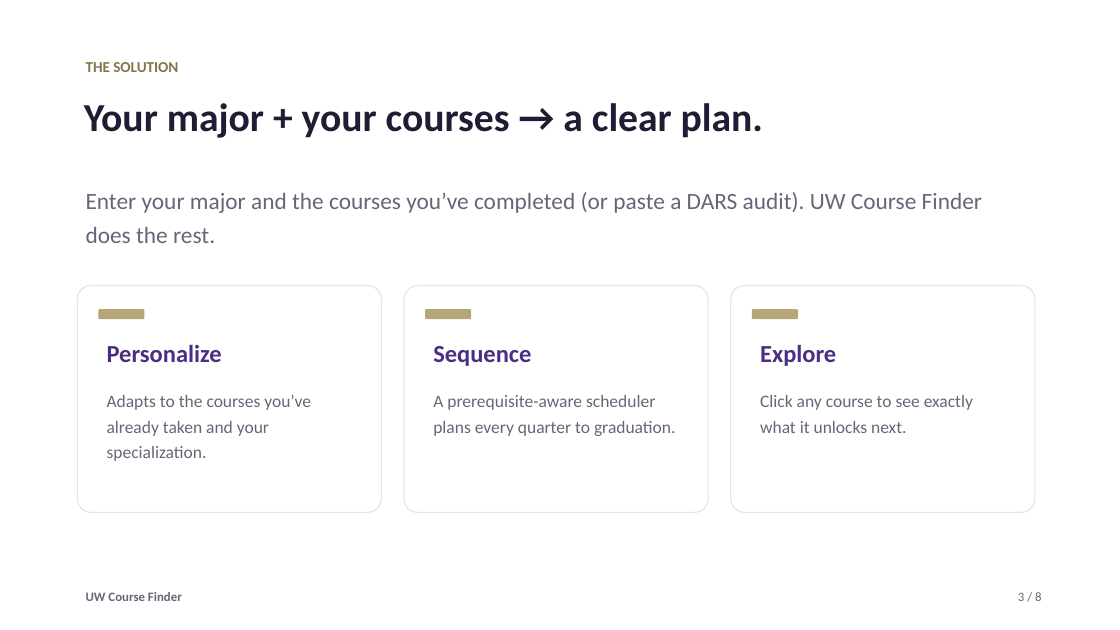
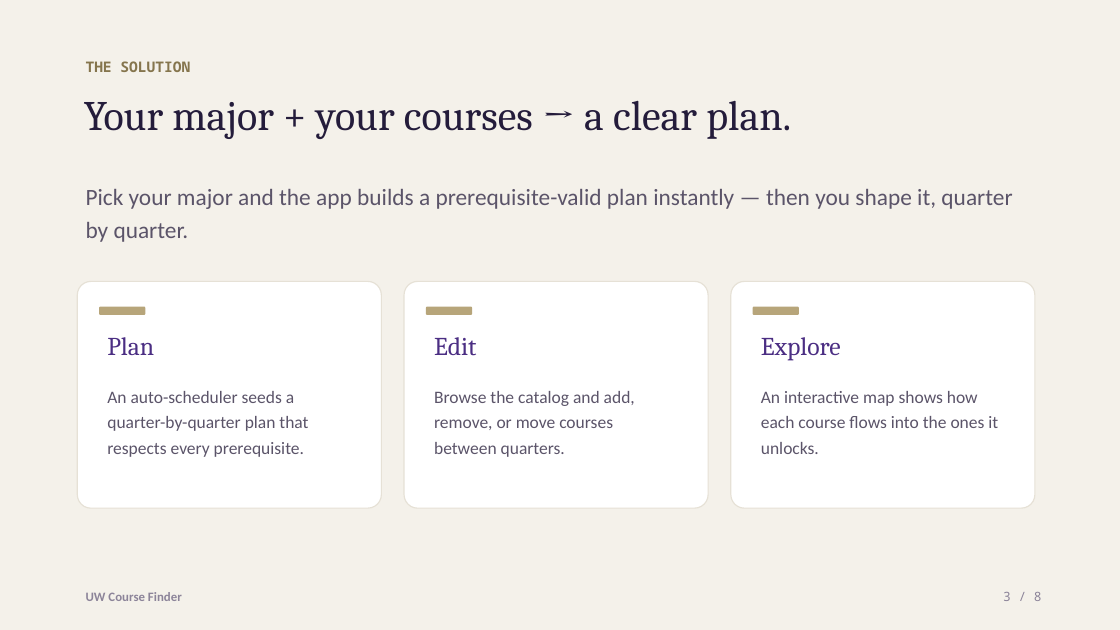
Before and after one commit to SVOG23/UWCourseFinder, a slide deck: slide 3 of slides/UW-Course-Finder.pptx. Drawn at 1120x630 pixels with LibreOffice and Linux fonts; fonts in the diff are those of the drawing. Boxes give left, top, right and bottom in pixels: in the first picture for what was removed or moved away, otherwise in the second. Text is boxed around its words. In the diff, an @@ line names an element or a change of style, - is before the commit and + after.

```diff
--- a/slides/UW-Course-Finder.pptx
+++ b/slides/UW-Course-Finder.pptx
@@ rectangle added at [0,0,1120,630], fill #F4F1EA @@
@@ text "THE SOLUTION" at [86,61,190,72]: size 13 to 12.5 pt, font Calibri to Noto Sans Mono @@
@@ text "Your major + your courses ..." at [84,101,791,139]: size 34 to 36 pt, font Calibri to Cambria, text colour #211B33 to #241C3B, bold off @@
@@ text at [86,189,1012,242]: text changed; text colour #6B6478 to #5B5469 @@
-Enter your major and the courses you’ve completed (or paste a DARS audit). UW Course Finder does the rest.
+Pick your major and the app builds a prerequisite-valid plan instantly — then you shape it, quarter by quarter.
@@ 3 rounded rectangles: place and size @@
-3 rounded rectangles at [77,286,1035,513]
+3 rounded rectangles at [77,281,1035,508]
@@ outline #E7E2F0 1 pt to #E6E1D6 1 pt in 3 elements at [77,281,381,508], [404,281,708,508], [731,281,1035,508] @@
@@ text "Explore": place and size @@
-text "Explore" at [760,344,836,366]
+text "Explore" at [761,337,841,361]
@@ text "Explore" at [761,337,841,361]: size 21 to 22 pt, font Calibri to Cambria, bold off @@
@@ 3 rounded rectangles: place and size @@
-3 rounded rectangles at [98,309,798,319]
+3 rounded rectangles at [99,307,799,315]
@@ text at [107,337,154,355]: text changed; size 21 to 22 pt; font Calibri to Cambria; bold off @@
-Personalize
+Plan
@@ text at [434,337,476,356]: text changed; size 21 to 22 pt; font Calibri to Cambria; bold off @@
-Sequence
+Edit
@@ text at [107,391,308,457]: text changed; text colour #6B6478 to #5B5469 @@
-Adapts to the courses you’ve already taken and your specialization.
+An auto-scheduler seeds a quarter-by-quarter plan that respects every prerequisite.
@@ text at [434,391,635,457]: text changed; text colour #6B6478 to #5B5469 @@
-A prerequisite-aware scheduler plans every quarter to graduation.
+Browse the catalog and add, remove, or move courses between quarters.
@@ text at [761,391,998,454]: text changed; text colour #6B6478 to #5B5469 @@
-Click any course to see exactly what it unlocks next.
+An interactive map shows how each course flows into the ones it unlocks.
@@ text "UW Course Finder" at [86,592,182,601]: text colour #6B6478 to #8C8499 @@
@@ text "3 / 8" at [1003,592,1042,601]: font Calibri to Noto Sans Mono, text colour #6B6478 to #8C8499 @@
```
Also in this commit, not shown: 7 other slides changed, 3 other files.
